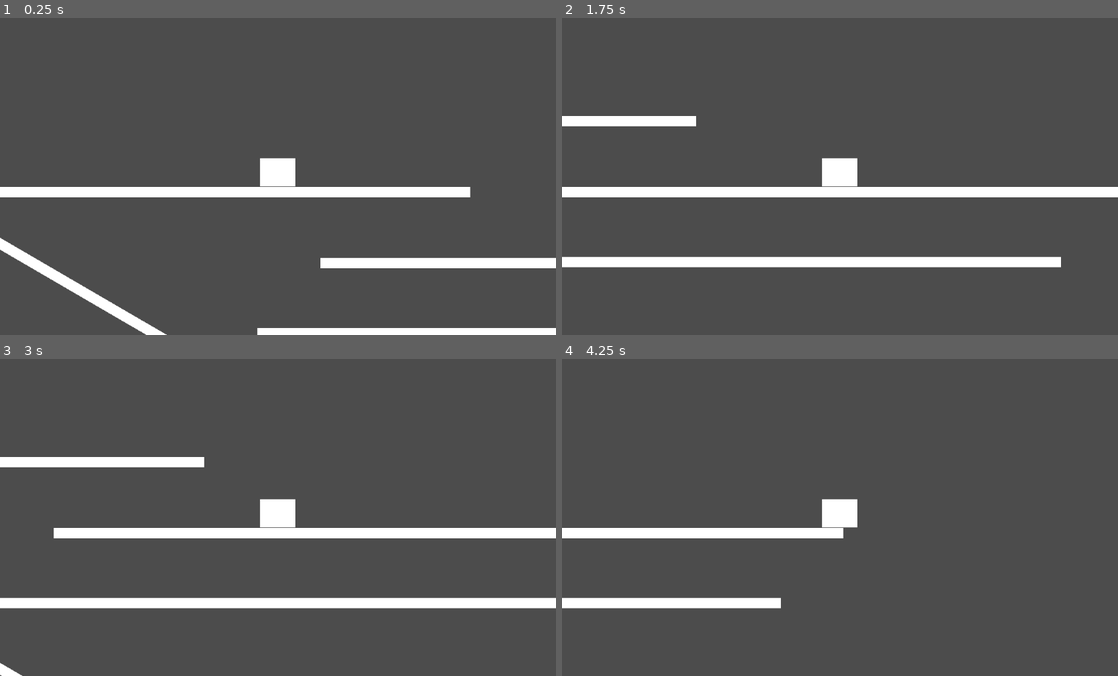
Above: before the commit, frames 1-4 (two rows, left to right).
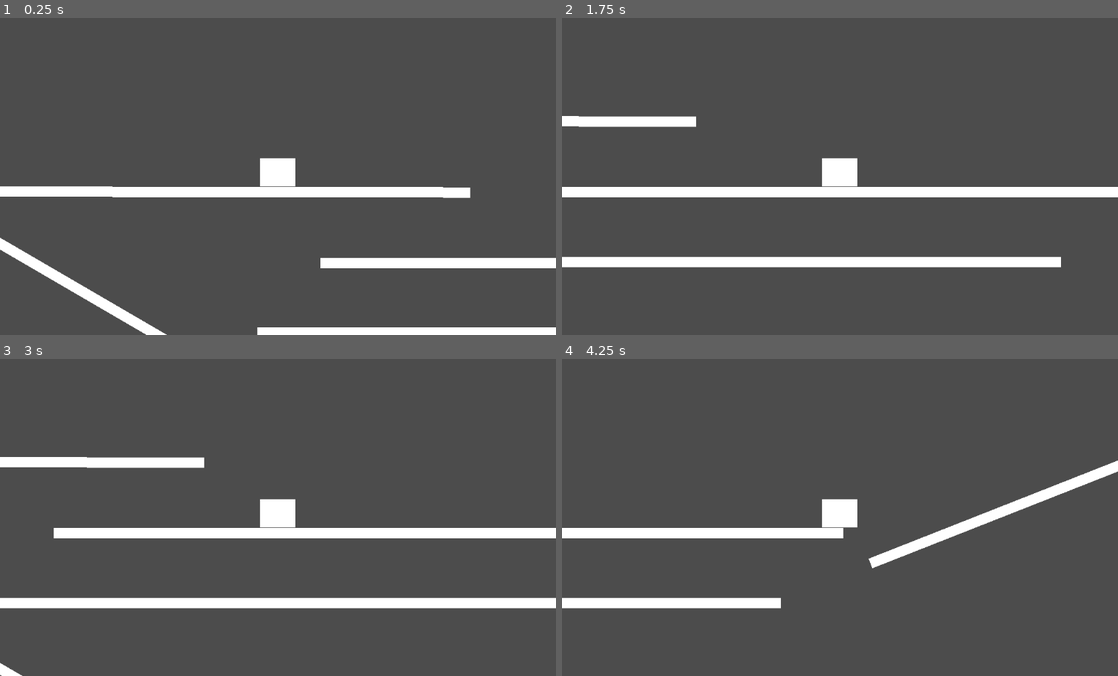
Above: after the commit, the same moments.

Repository: leo1mml/godot-studies
Game: Godot game, scene res://Main.tscn
The game is run twice, just before and just after one commit, with the same random seed, the same clock (stepped at 60 frames per second) and the same inputs.
Inputs:
- Up to frame 1 (0.25 s): no input
- Up to frame 2 (1.75 s): tap Enter at 0.5 s; hold Right (ui_right) from 0.53 s (still down); tap Space (jump) at 0.77, 1.52 s
- Up to frame 3 (3 s): release Right (ui_right) at 2.03 s; hold Left (ui_left) 2.03-2.78 s; hold Right (ui_right) from 2.78 s (still down)
- Up to frame 4 (4.25 s): keep holding Right (ui_right); tap Space (jump) at 3.02, 3.77 s

The runs differ from the first frame. In frame 1, 0.3% of the frame differs, in the area x 0-100%, y 53-100%; in frame 2, 0.1%; in frame 3, 0.1%; in frame 4, 1.6%, in the area x 55-100%, y 32-67%.

Commit message:
Add moving platforms

Diff:
--- a/Main.tscn
+++ b/Main.tscn
@@ -1,11 +1,28 @@
-[gd_scene load_steps=4 format=2]
+[gd_scene load_steps=5 format=2]
 
 [ext_resource path="res://Player.gd" type="Script" id=1]
 
 [sub_resource type="RectangleShape2D" id=1]
-extents = Vector2( 532.846, 10 )
+extents = Vector2( 532.846, 10.1131 )
 
-[sub_resource type="RectangleShape2D" id=2]
+[sub_resource type="Animation" id=2]
+resource_name = "BackAndForth"
+length = 4.0
+loop = true
+tracks/0/type = "value"
+tracks/0/path = NodePath(".:position")
+tracks/0/interp = 1
+tracks/0/loop_wrap = true
+tracks/0/imported = false
+tracks/0/enabled = true
+tracks/0/keys = {
+"times": PoolRealArray( 0, 2 ),
+"transitions": PoolRealArray( 1, 1 ),
+"update": 0,
+"values": [ Vector2( 2000.51, 89.5531 ), Vector2( 2000.51, 692.618 ) ]
+}
+
+[sub_resource type="RectangleShape2D" id=3]
 extents = Vector2( 31.2565, 25.8193 )
 
 [node name="Main" type="Node2D"]
@@ -67,13 +84,11 @@
 "_edit_use_anchors_": false
 }
 
-[node name="Ground7" type="StaticBody2D" parent="."]
-position = Vector2( 1949.26, 662.611 )
+[node name="Ground7" type="KinematicBody2D" parent="."]
+position = Vector2( 2000.51, 210.166 )
 rotation = -0.375763
 collision_layer = 2
-__meta__ = {
-"_edit_group_": true
-}
+motion/sync_to_physics = true
 
 [node name="CollisionShape2D" type="CollisionShape2D" parent="Ground7"]
 shape = SubResource( 1 )
@@ -86,6 +101,11 @@
 __meta__ = {
 "_edit_use_anchors_": false
 }
+
+[node name="AnimationPlayer" type="AnimationPlayer" parent="Ground7"]
+autoplay = "BackAndForth"
+playback_process_mode = 0
+anims/BackAndForth = SubResource( 2 )
 
 [node name="Ground5" type="StaticBody2D" parent="."]
 position = Vector2( 807.262, 427.815 )
@@ -125,6 +145,7 @@
 
 [node name="Ground4" type="StaticBody2D" parent="."]
 position = Vector2( 134.882, 168.078 )
+rotation = 0.00163971
 collision_layer = 2
 __meta__ = {
 "_edit_group_": true
Not shown: 1 places in Main.tscn that only renumber resources
